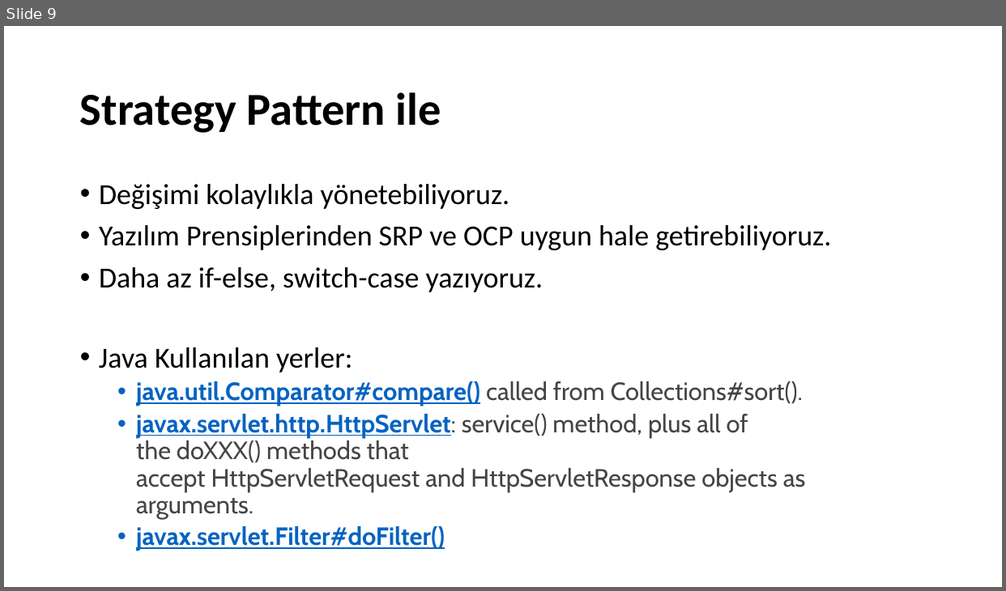
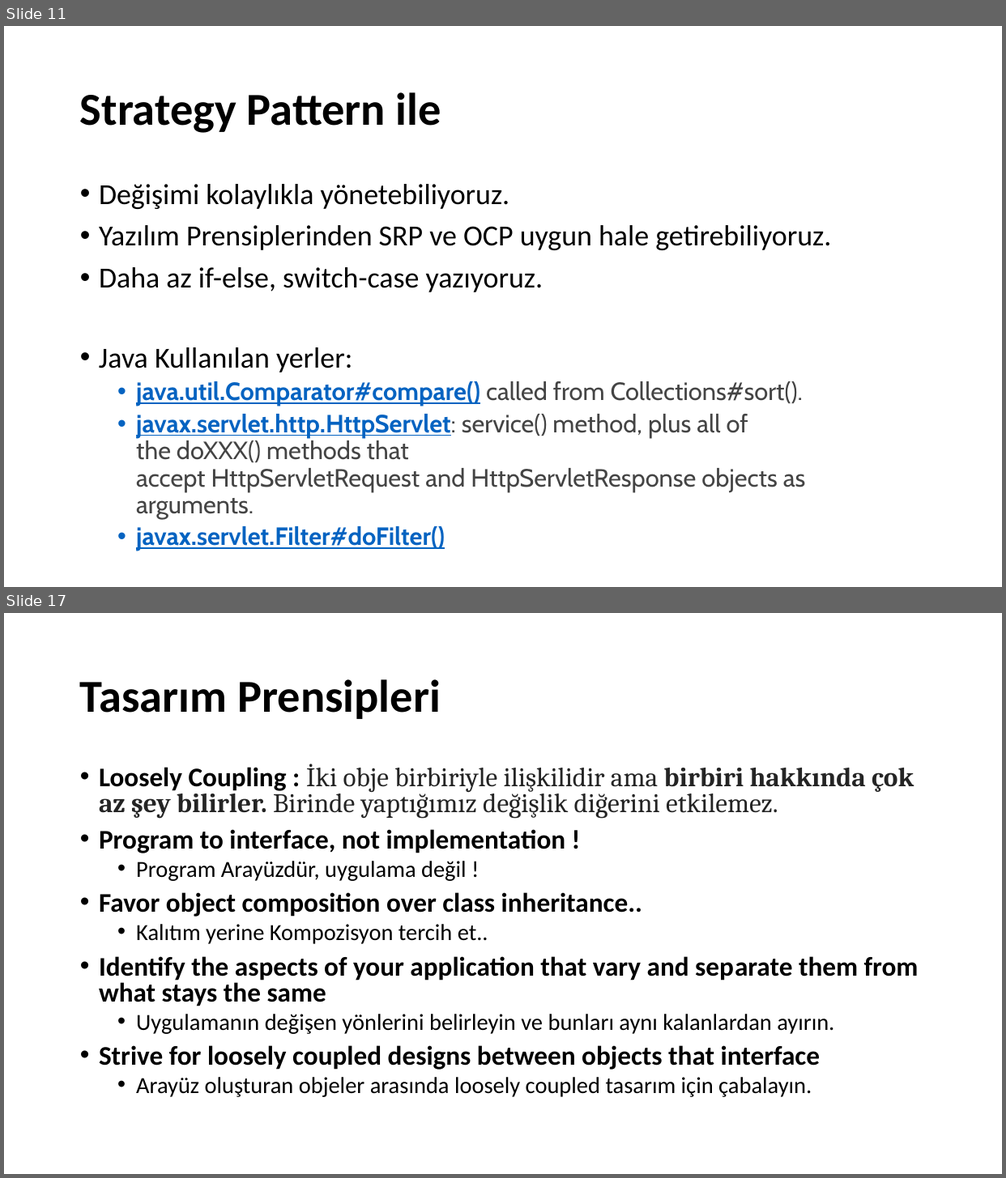
Before and after one commit to umiitkose/DesignPattern-Umiitkose, a slide deck: Tasarımdesenleri.pptx. Shown one above the other, each under a label of ours: slide 9 before the commit, slides 11 and 17 after it; the slides between them are not shown. The pictures are 1006x591 and 1006x1178 pixels, drawn with LibreOffice and Linux fonts; fonts in the diff are those of the drawing. Boxes give left, top, right and bottom in pixels: in the first picture for what was removed or moved away, otherwise in the second. Text is boxed around its words. In the diff, an @@ line names an element or a change of style, - is before the commit and + after.

```diff
--- a/Tasarımdesenleri.pptx
+++ b/Tasarımdesenleri.pptx
@@ slide 17 added at box(4, 613, 1002, 1174), background #FFFFFF @@
@@ title added at box(80, 679, 441, 719), 44 pt, text #000000, bold @@
+Tasarım Prensipleri
@@ text added at box(99, 764, 918, 1097), 25.9 pt, text #000000 @@
+• Loosely Coupling : İki obje birbiriyle ilişkilidir ama birbiri hakkında çok az şey bilirler. Birinde yaptığımız değişlik diğerini etkilemez.
+• Program to interface, not implementation !
+  • Program Arayüzdür, uygulama değil !
+• Favor object composition over class inheritance..
+  • Kalıtım yerine Kompozisyon tercih et..
+• Identify the aspects of your application that vary and separate them from what stays the same
+  • Uygulamanın değişen yönlerini belirleyin ve bunları aynı kalanlardan ayırın.
+• Strive for loosely coupled designs between objects that interface
+  • Arayüz oluşturan objeler arasında loosely coupled tasarım için çabalayın.
@@ what was slide 9 is now slide 11 @@
```
Also in this commit, not shown: 5 slides changed, 9 other slides added, 17 other files.
